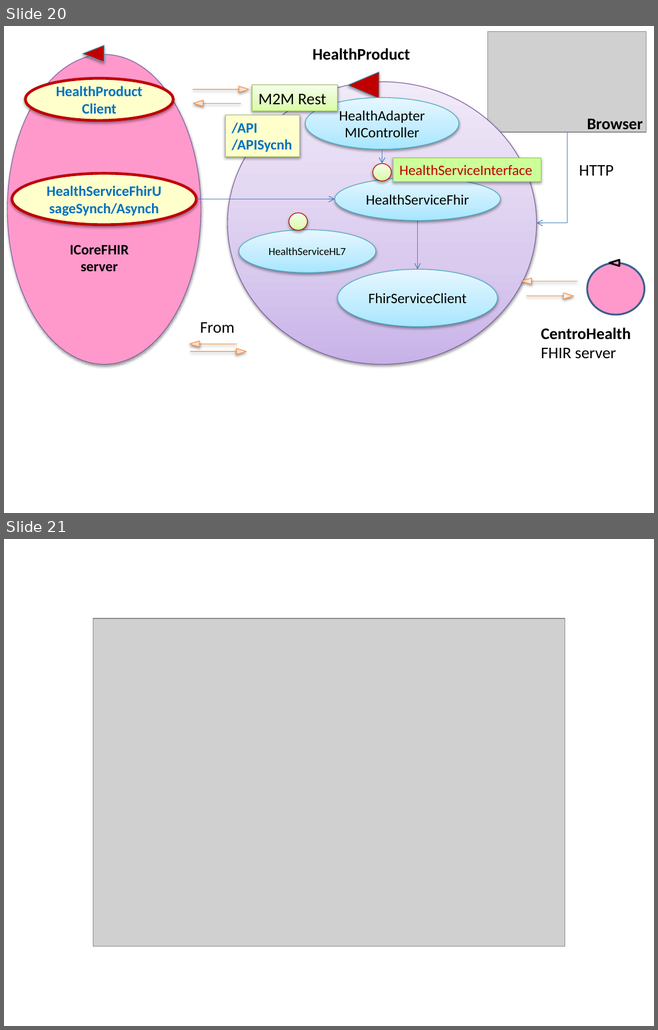
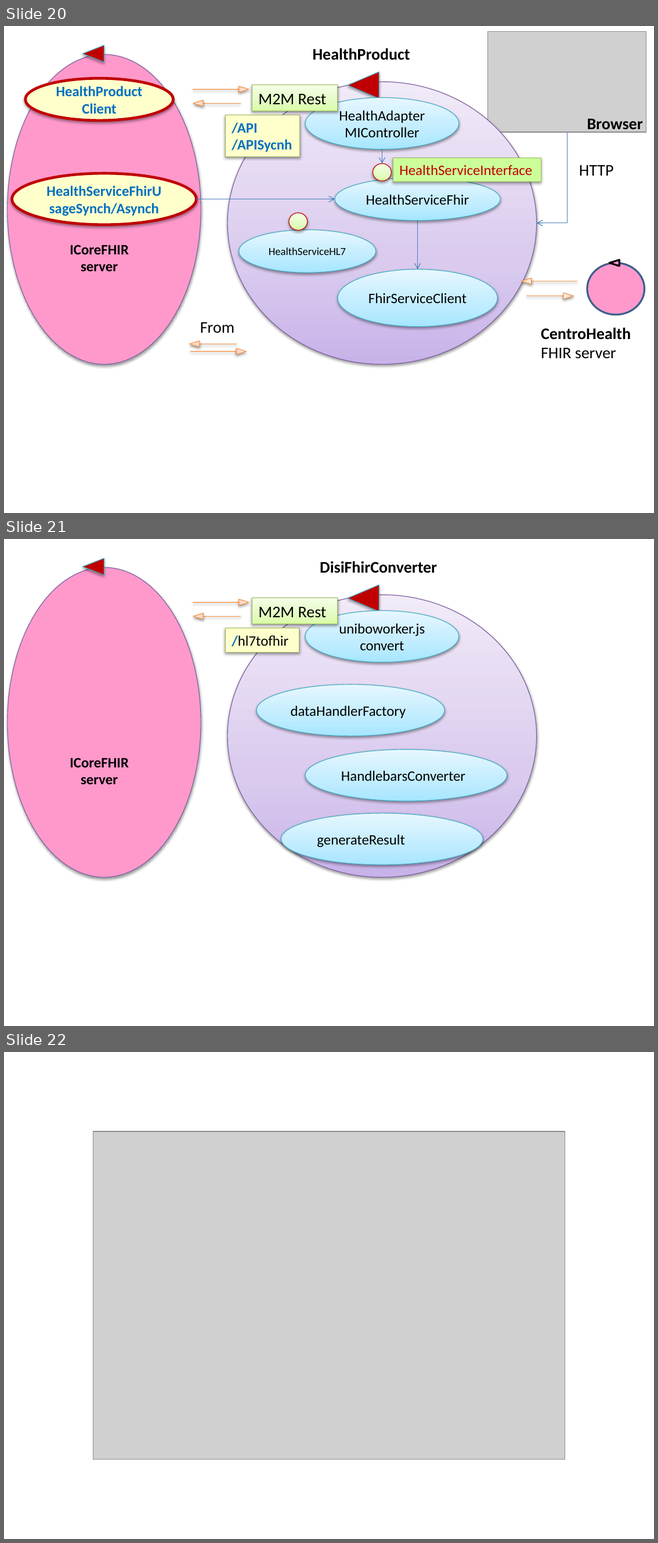
Before and after one commit to anatali/natMaterial, a slide deck: health/userDocs/UniboFigs.pptx. Shown one above the other, each under a label of ours: slides 20 and 21 before the commit, slides 20, 21 and 22 after it. The pictures are 658x1030 and 658x1543 pixels, drawn with LibreOffice and Linux fonts; fonts in the diff are those of the drawing; grey boxes stand for pictures. Boxes give left, top, right and bottom in pixels: in the first picture for what was removed or moved away, otherwise in the second. Text is boxed around its words. In the diff, an @@ line names an element or a change of style, - is before the commit and + after.

```diff
--- a/health/userDocs/UniboFigs.pptx
+++ b/health/userDocs/UniboFigs.pptx
@@ slide 21 added at [4, 539, 654, 1026], background #FFFFFF @@
@@ ellipse added at [7, 567, 201, 878], fill #FF99CC, outline #7D60A0 0.75 pt @@
@@ triangle added at [83, 558, 104, 575], fill #C00000, outline #46AAC5 0.75 pt @@
@@ text added at [320, 561, 437, 573], 18 pt, text #000000, bold @@
+DisiFhirConverter
@@ triangle added at [347, 585, 379, 611], fill #C00000, outline #46AAC5 0.75 pt @@
@@ line added from (192, 603) to (238, 603), #F69240 0.75 pt @@
@@ ellipse added at [227, 595, 536, 878], fill gradient #C9B5E8 to #D8CBEE to #F0EAF9, outline #7D60A0 0.75 pt @@
@@ triangle added at [238, 599, 248, 605], fill gradient #FFD2BD to #FFDED0 to #FFF2ED, outline #F69240 0.75 pt @@
@@ rectangle added at [252, 598, 338, 624], fill gradient #DAFDA7 to #E4FCC2 to #F5FFE7, outline #98B955 0.75 pt, 18 pt, text #000000 @@
+M2M Rest
@@ triangle added at [193, 613, 203, 619], fill gradient #FFD2BD to #FFDED0 to #FFF2ED, outline #F69240 0.75 pt @@
@@ line added from (194, 616) to (241, 616), #F69240 0.75 pt @@
@@ ellipse added at [305, 610, 458, 662], fill gradient #A7E6FF to #C1EDFF to #E7F8FF, outline #46AAC5 0.75 pt, 16 pt, text #000000 @@
+uniboworker.js
+convert
@@ rectangle added at [225, 628, 299, 652], fill #FFFFCC, outline #98B955 0.75 pt, 16 pt, text #000000 @@
+/hl7tofhir
@@ ellipse added at [256, 685, 444, 736], fill gradient #A7E6FF to #C1EDFF to #E7F8FF, outline #46AAC5 0.75 pt, 16 pt, text #000000 @@
+dataHandlerFactory
@@ text added at [70, 758, 129, 785], 16 pt, text #000000, bold @@
+ICoreFHIR
+server
@@ ellipse added at [305, 750, 506, 801], fill gradient #A7E6FF to #C1EDFF to #E7F8FF, outline #46AAC5 0.75 pt, 16 pt, text #000000 @@
+HandlebarsConverter
@@ ellipse added at [281, 813, 482, 864], fill gradient #A7E6FF to #C1EDFF to #E7F8FF, outline #46AAC5 0.75 pt, 16 pt, text #000000 @@
+generateResult
@@ what was slide 21 is now slide 22 @@
```
Also in this commit, not shown: 10 other files.
